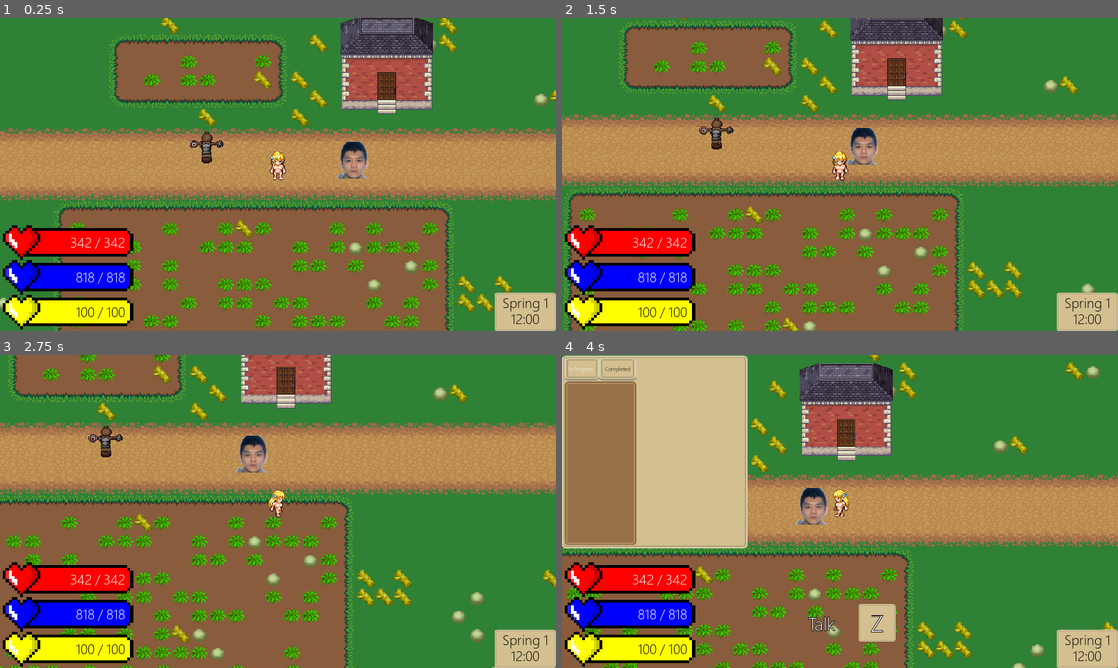
Above: before the commit, frames 1-4 (two rows, left to right).
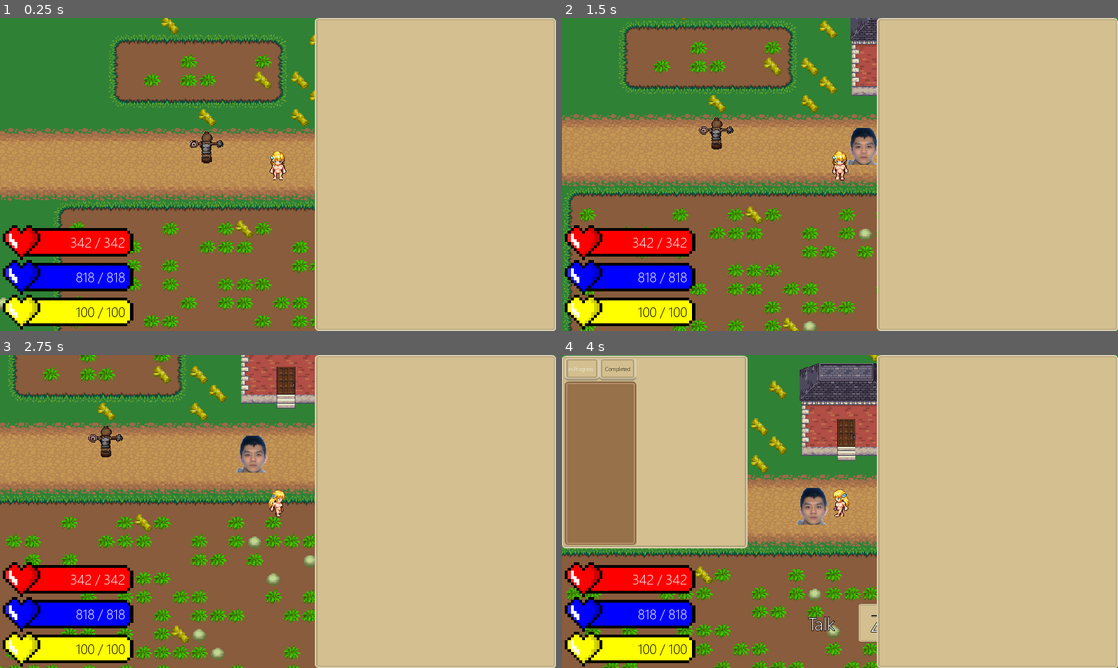
Above: after the commit, the same moments.

Repository: hagabooga/welcome-of-fate-godot
Game: Godot game, scene res://World.tscn
Same seed, same stepped clock (60 frames per second), same inputs: the game is played once before the commit and once after it.
Inputs (mouse positions are in pixels of both pictures, inside the frame that each line leads up to):
- Up to frame 1 (0.25 s): no input
- Up to frame 2 (1.5 s): tap Enter (ui_accept) at 0.5, 0.77 s; move the mouse to (962, 158) at 0.52 s; hold Right (ui_right) 0.53-1.28 s; tap E (action) at 0.6 s; move the mouse to (728, 190) at 1.27 s; hold Down (ui_down) from 1.28 s (still down); tap X (attack) at 1.35 s
- Up to frame 3 (2.75 s): tap Enter (ui_accept) at 1.52 s; move the mouse to (333, 442) at 2.02 s; release Down (ui_down) at 2.03 s; hold Right (ui_right) from 2.03 s (still down); hold Ctrl (ctrl) from 2.03 s (still down)
- Up to frame 4 (4 s): move the mouse to (812, 574) at 2.77 s; release Right (ui_right) at 2.78 s; release Ctrl (ctrl) at 2.78 s; hold Up (ui_up) 2.78-3.53 s; tap U (equipment) at 2.85 s; tap Enter (ui_accept) at 3.02, 3.77 s; move the mouse to (1006, 558) at 3.52 s; hold Left (ui_left) from 3.53 s (still down); tap Y (quest) at 3.6 s

The runs differ from the first frame. In frame 1, 42% of the frame differs, in the area x 56-100%, y 0-100%; in frame 2, 42%; in frame 3, 42%; in frame 4, 42%.
Error in both runs: Invalid get index 'watering can' (on base: 'Nil'). (res://scripts/items/item_database.gd:18)

Commit message:
new skill and damage sceripts

Diff:
--- /dev/null
+++ b/Booga's Welcome of Fate/scripts/damage/damage.gd
@@ -0,0 +1,16 @@
+extends Node
+
+var damage
+var is_crit = false
+var hit
+var knockback
+var stun
+var type
+
+enum {physical, magical}
+
+func init(dmg, typ, knck = 0, stn = 0):
+	damage = dmg
+	knockback = knck
+	stun = stn
+	type = typ
--- a/Booga's Welcome of Fate/scripts/player/Player.tscn
+++ b/Booga's Welcome of Fate/scripts/player/Player.tscn
@@ -102,12 +102,20 @@
 [sub_resource type="StyleBoxTexture" id=19]
 texture = ExtResource( 6 )
 region_rect = Rect2( 0, 0, 100, 100 )
+margin_left = 20.0
+margin_right = 15.0
+margin_top = 27.0
+margin_bottom = 21.0
+
+[sub_resource type="StyleBoxTexture" id=20]
+texture = ExtResource( 6 )
+region_rect = Rect2( 0, 0, 100, 100 )
 margin_left = 23.0
 margin_right = 34.0
 margin_top = 23.0
 margin_bottom = 20.0
 
-[sub_resource type="StyleBoxTexture" id=20]
+[sub_resource type="StyleBoxTexture" id=21]
 texture = ExtResource( 10 )
 region_rect = Rect2( 0, 0, 100, 100 )
 margin_left = 27.0
@@ -115,25 +123,25 @@
 margin_top = 23.0
 margin_bottom = 26.0
 
-[sub_resource type="DynamicFont" id=21]
+[sub_resource type="DynamicFont" id=22]
 size = 32
 font_data = ExtResource( 5 )
 
-[sub_resource type="StyleBoxTexture" id=22]
-
 [sub_resource type="StyleBoxTexture" id=23]
 
-[sub_resource type="DynamicFont" id=24]
+[sub_resource type="StyleBoxTexture" id=24]
+
+[sub_resource type="DynamicFont" id=25]
 size = 64
 outline_size = 1
 outline_color = Color( 0, 0, 0, 1 )
 font_data = ExtResource( 5 )
 
-[sub_resource type="DynamicFont" id=25]
+[sub_resource type="DynamicFont" id=26]
 size = 42
 font_data = ExtResource( 5 )
 
-[sub_resource type="Animation" id=26]
+[sub_resource type="Animation" id=27]
 loop = true
 tracks/0/type = "value"
 tracks/0/path = NodePath(".:rect_position")
@@ -215,7 +223,6 @@
 shape = SubResource( 2 )
 
 [node name="UI" type="Node2D" parent="."]
-editor/display_folded = true
 z_index = 4096
 z_as_relative = false
 script = ExtResource( 4 )
@@ -490,23 +497,23 @@
 columns = 3
 
 [node name="0" type="Label" parent="UI/Equipment/Stats/GridContainer"]
-margin_right = 58.0
-margin_bottom = 13.0
+margin_right = 63.0
+margin_bottom = 14.0
 custom_fonts/font = SubResource( 18 )
 custom_colors/font_color = Color( 0, 0, 0, 1 )
 text = "Strength: 15"
 
 [node name="1" type="Label" parent="UI/Equipment/Stats/GridContainer"]
-margin_left = 62.0
-margin_right = 107.0
-margin_bottom = 13.0
+margin_left = 67.0
+margin_right = 116.0
+margin_bottom = 14.0
 custom_fonts/font = SubResource( 18 )
 custom_colors/font_color = Color( 0, 0, 0, 1 )
 text = "Strength: 15"
 
 [node name="2" type="Label" parent="UI/Equipment/Stats/GridContainer"]
-margin_left = 111.0
-margin_right = 189.0
+margin_left = 120.0
+margin_right = 203.0
 margin_bottom = 14.0
 custom_fonts/font = SubResource( 18 )
 custom_colors/font_color = Color( 0, 0, 0, 1 )
@@ -514,96 +521,102 @@
 
 [node name="3" type="Label" parent="UI/Equipment/Stats/GridContainer"]
 margin_top = 18.0
-margin_right = 58.0
-margin_bottom = 31.0
+margin_right = 63.0
+margin_bottom = 32.0
 custom_fonts/font = SubResource( 18 )
 custom_colors/font_color = Color( 0, 0, 0, 1 )
 text = "Strength: 15"
 
 [node name="4" type="Label" parent="UI/Equipment/Stats/GridContainer"]
-margin_left = 62.0
+margin_left = 67.0
 margin_top = 18.0
-margin_right = 107.0
-margin_bottom = 31.0
+margin_right = 116.0
+margin_bottom = 32.0
 custom_fonts/font = SubResource( 18 )
 custom_colors/font_color = Color( 0, 0, 0, 1 )
 text = "Strength: 15"
 
 [node name="5" type="Label" parent="UI/Equipment/Stats/GridContainer"]
-margin_left = 111.0
+margin_left = 120.0
 margin_top = 18.0
-margin_right = 189.0
-margin_bottom = 31.0
+margin_right = 203.0
+margin_bottom = 32.0
 custom_fonts/font = SubResource( 18 )
 custom_colors/font_color = Color( 0, 0, 0, 1 )
 text = "Strength: 15"
 
 [node name="6" type="Label" parent="UI/Equipment/Stats/GridContainer"]
-margin_top = 35.0
-margin_right = 58.0
-margin_bottom = 48.0
+margin_top = 36.0
+margin_right = 63.0
+margin_bottom = 50.0
 custom_fonts/font = SubResource( 18 )
 custom_colors/font_color = Color( 0, 0, 0, 1 )
 text = "Strength: 15123"
 
 [node name="7" type="Label" parent="UI/Equipment/Stats/GridContainer"]
-margin_left = 62.0
-margin_top = 35.0
-margin_right = 107.0
-margin_bottom = 48.0
+margin_left = 67.0
+margin_top = 36.0
+margin_right = 116.0
+margin_bottom = 50.0
 custom_fonts/font = SubResource( 18 )
 custom_colors/font_color = Color( 0, 0, 0, 1 )
 text = "Strength: 15"
 
 [node name="8" type="Label" parent="UI/Equipment/Stats/GridContainer"]
-margin_left = 111.0
-margin_top = 35.0
-margin_right = 189.0
-margin_bottom = 48.0
+margin_left = 120.0
+margin_top = 36.0
+margin_right = 203.0
+margin_bottom = 50.0
 custom_fonts/font = SubResource( 18 )
 custom_colors/font_color = Color( 0, 0, 0, 1 )
 text = "Strength: 15"
 
 [node name="9" type="Label" parent="UI/Equipment/Stats/GridContainer"]
-margin_top = 52.0
-margin_right = 58.0
-margin_bottom = 65.0
+margin_top = 54.0
+margin_right = 63.0
+margin_bottom = 68.0
 custom_fonts/font = SubResource( 18 )
 custom_colors/font_color = Color( 0, 0, 0, 1 )
 text = "Strength: 15"
 
 [node name="10" type="Label" parent="UI/Equipment/Stats/GridContainer"]
-margin_left = 62.0
-margin_top = 52.0
-margin_right = 107.0
-margin_bottom = 65.0
+margin_left = 67.0
+margin_top = 54.0
+margin_right = 116.0
+margin_bottom = 68.0
 custom_fonts/font = SubResource( 18 )
 custom_colors/font_color = Color( 0, 0, 0, 1 )
 text = "Strength: 15"
 
 [node name="11" type="Label" parent="UI/Equipment/Stats/GridContainer"]
-margin_left = 111.0
-margin_top = 52.0
-margin_right = 189.0
-margin_bottom = 65.0
+margin_left = 120.0
+margin_top = 54.0
+margin_right = 203.0
+margin_bottom = 68.0
 custom_fonts/font = SubResource( 18 )
 custom_colors/font_color = Color( 0, 0, 0, 1 )
 text = "Strength: 123132323"
 
 [node name="12" type="Label" parent="UI/Equipment/Stats/GridContainer"]
-margin_top = 69.0
-margin_right = 58.0
-margin_bottom = 82.0
+margin_top = 72.0
+margin_right = 63.0
+margin_bottom = 86.0
 custom_fonts/font = SubResource( 18 )
 custom_colors/font_color = Color( 0, 0, 0, 1 )
 text = "Strength: 15"
 
 [node name="Inventory" parent="UI" instance=ExtResource( 13 )]
-visible = false
 margin_left = 64.0
 margin_top = -270.0
 margin_right = 480.0
 margin_bottom = -30.0
+
+[node name="Skills" type="Panel" parent="UI"]
+margin_left = 64.0
+margin_top = -270.0
+margin_right = 480.0
+margin_bottom = 270.0
+custom_styles/panel = SubResource( 19 )
 
 [node name="Dialogue" type="Panel" parent="UI"]
 editor/display_folded = true
--- /dev/null
+++ b/Booga's Welcome of Fate/scripts/skill/skill.gd
@@ -0,0 +1,12 @@
+extends Node
+
+var ming
+var desc
+var eff_desc
+var rank
+var max_rank
+var cooldown
+var channel_duration
+var mana_cost
+
+var type
Not shown: 16 places in Booga's Welcome of Fate/scripts/player/Player.tscn that only renumber resources
